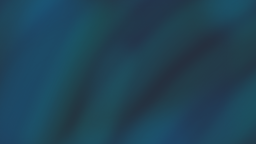
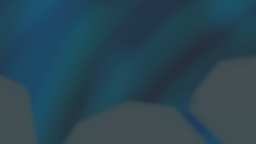
The second w=256, h=144 image is a revision of the first. Changes to its layers:
added layer "Layer 3" above "Layer 1" over [0, 54, 256, 144]
painted on "Layer 1" over [0, 54, 256, 144]
